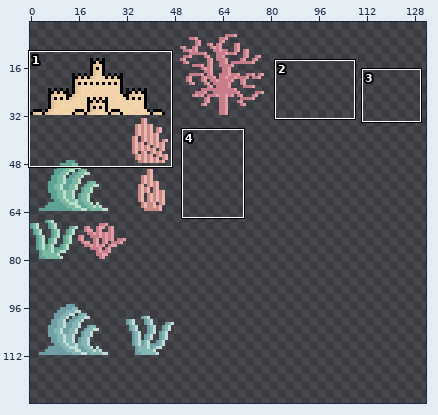
Edited in one commit: sprite sheet (Graphics/Decals/distant_shoreline.png). Above: a wide view before the commit, with the close-up outlined.
Close-up. Before the edit:
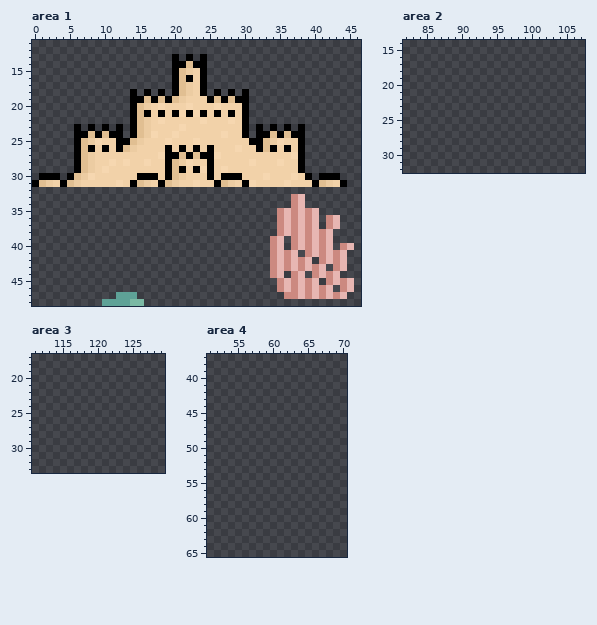
The file is 240x128 pixels. Shown: area 1: x 0..46, y 11..48; area 2: x 82..107, y 14..32; area 3: x 111..129, y 17..33; area 4: x 51..70, y 37..65. The wide view leaves out empty margins. The commit also changed other parts of the picture, which this record leaves out.
The same view after the edit:
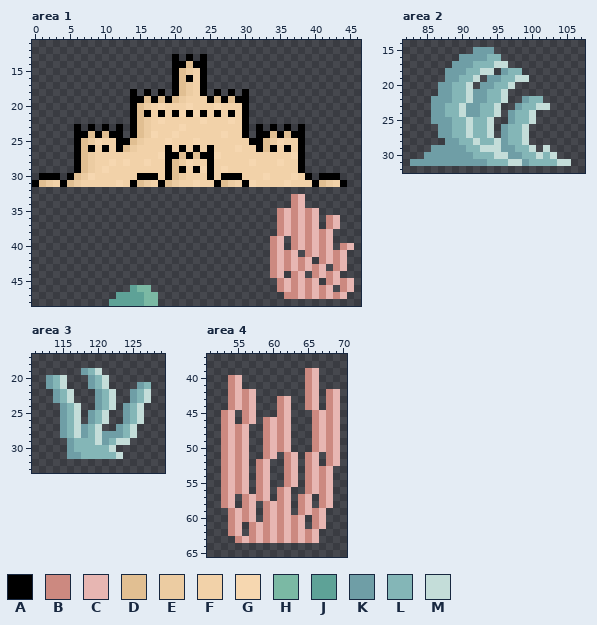
Palette (. is transparent): A #000000  B #cc8980  C #e7b6b2  D #e1bf92  E #eccca2  F #f2d2a9  G #f6d7b0  H #7bb9a4  J #5ea297  K #6f9ea6  L #84b6b7  M #c4ddd9
Change:
Area 1:
y 46: x 14..16 ... -> JHH
y 47: x 15..17 ... -> JHH
y 48: x 10 J -> .; x 14..17 HH.. -> JJHH
Area 2:
y 15: x 92..94 ... -> KKK
y 16: x 90..95 ...... -> KKKKLL
y 17: x 89..96 ........ -> KKKLLLMM
y 18: x 88..94 ....... -> KKKLLMM; x 96..98 ... -> KLL
y 19: x 88..92 ..... -> KKLLM; x 94..99 ...... -> KKLLMM
y 20: x 87..91 ..... -> KKLLM; x 93..97 ..... -> KKLLM
y 21: x 87..96 .......... -> KKLLMKKLLM
y 22: x 86..96 ........... -> KKKLLMKKLLM; x 99..101 ... -> KLL
y 23: x 86..95 .......... -> KKLLMKKLLM; x 98..102 ..... -> KLLMM
y 24: x 86..95 .......... -> KKLLMKKLLM; x 97..100 .... -> KLLM
y 25: x 86..94 ......... -> KKKLLMLLM; x 97..100 .... -> KLLM
y 26..27: x 87..94 ........ -> KKLLMLLM; x 96..99 .... -> KLLM
y 28: x 88..99 ............ -> KKLLMLLMKLLM
y 29: x 86..100 ............... -> KKKKKLLMMMKKLLM; x 102 . -> M
y 30: x 85..103 ................... -> KKKKKKKLLLMMKKLLMLM
y 31: x 83..105 ....................... -> KKKKKKKKKKKLLLMMKLLLLMM
Area 3:
y 19: x 118..120 ... -> KLM
y 20: x 113..115 ... -> KLM; x 119..121 ... -> KLM
y 21: x 113..115 ... -> KLM; x 119..121 ... -> KLM; x 126..127 .. -> KL
y 22..23: x 114..116 ... -> KLM; x 120..122 ... -> KLM; x 125..127 ... -> KLM
y 24: x 115..117 ... -> KLM; x 120..122 ... -> KLM; x 124..126 ... -> KLM
y 25..26: x 115..117 ... -> KLM; x 119..121 ... -> KLM; x 124..126 ... -> KLM
y 27: x 115..120 ...... -> KLMKLM; x 123..125 ... -> KLM
y 28: x 115..125 ........... -> KLMKLMKKKLM
y 29: x 116..124 ......... -> KLLLMKLMM
y 30: x 116..122 ....... -> KLLLLLM
y 31: x 116..123 ........ -> KKLLLLLM
Area 4:
y 39: x 65..66 .. -> BC
y 40..41: x 54..55 .. -> BC; x 65..66 .. -> BC
y 42: x 54..57 .... -> BCBC; x 65..66 .. -> BC; x 68..69 .. -> BC
y 43..44: x 54..57 .... -> BCBC; x 61..62 .. -> BC; x 65..66 .. -> BC; x 68..69 .. -> BC
y 45: x 53..54 .. -> BC; x 56..57 .. -> BC; x 61..62 .. -> BC; x 66..69 .... -> BCBC
y 46: x 53..54 .. -> BC; x 56..57 .. -> BC; x 59..62 .... -> BCBC; x 66..69 .... -> BCBC
y 47..50: x 53..56 .... -> BCBC; x 59..62 .... -> BCBC; x 66..69 .... -> BCBC
y 51: x 53..56 .... -> BCBC; x 59..60 .. -> BC; x 62..63 .. -> BC; x 65..66 .. -> BC; x 68..69 .. -> BC
y 52: x 53..56 .... -> BCBC; x 58..59 .. -> BC; x 62..63 .. -> BC; x 65..66 .. -> BC; x 68..69 .. -> BC
y 53..55: x 53..56 .... -> BCBC; x 58..59 .. -> BC; x 62..63 .. -> BC; x 65..68 .... -> BCBC
y 56: x 53..56 .... -> BCBC; x 58..59 .. -> BC; x 61..62 .. -> BC; x 65..68 .... -> BCBC
y 57: x 53..54 .. -> BC; x 56..59 .... -> BCBC; x 61..62 .. -> BC; x 64..65 .. -> BC; x 67..68 .. -> BC
y 58: x 53..54 .. -> BC; x 56..57 .. -> BC; x 59..62 .... -> BCBC; x 64..65 .. -> BC; x 67..68 .. -> BC
y 59: x 54..57 .... -> BCBC; x 59..62 .... -> BCBC; x 64..67 .... -> BCBC
y 60: x 54..57 .... -> BCBC; x 59..64 ...... -> BCBCBC; x 66..67 .. -> BC
y 61: x 54..55 .. -> BC; x 57..64 ........ -> BCBCBCBC; x 66..67 .. -> BC
y 62: x 54..55 .. -> BC; x 57..66 .......... -> BCBCBCBCBC
y 63: x 55..66 ............ -> BCBCBCBCBCBC
